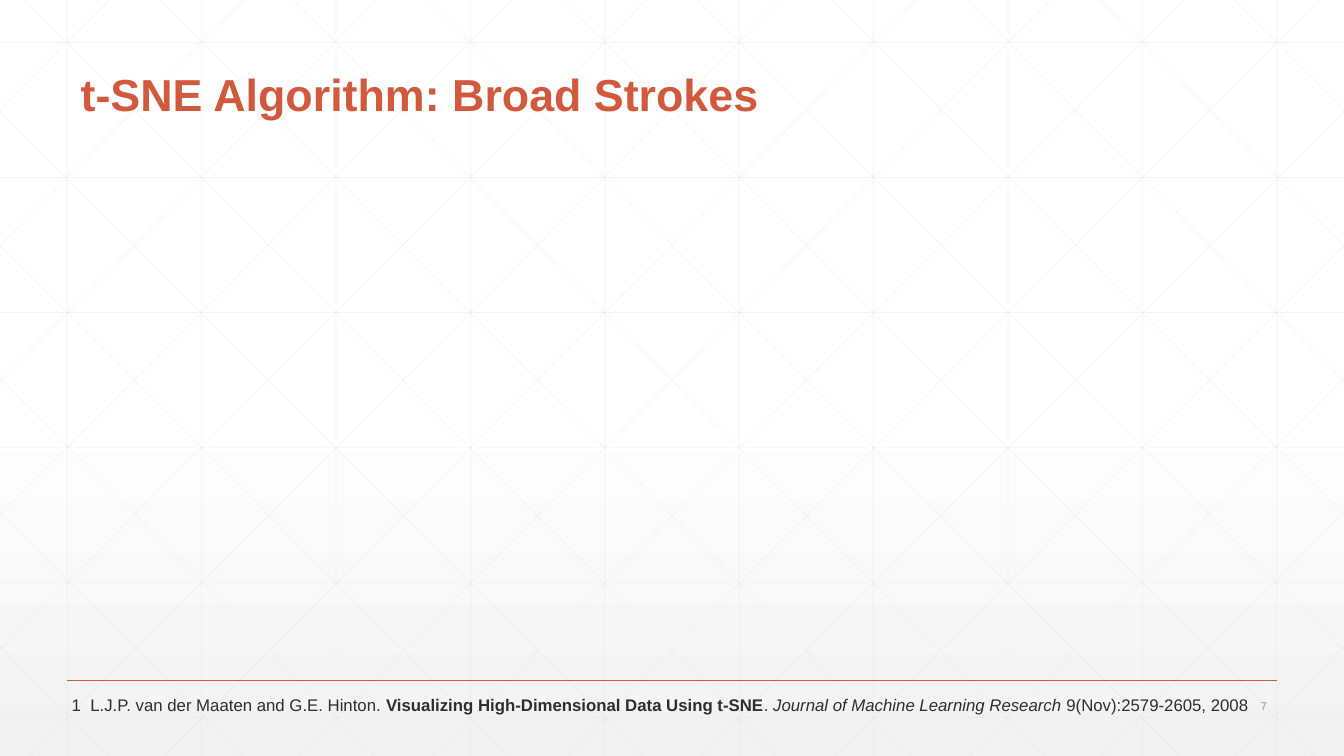
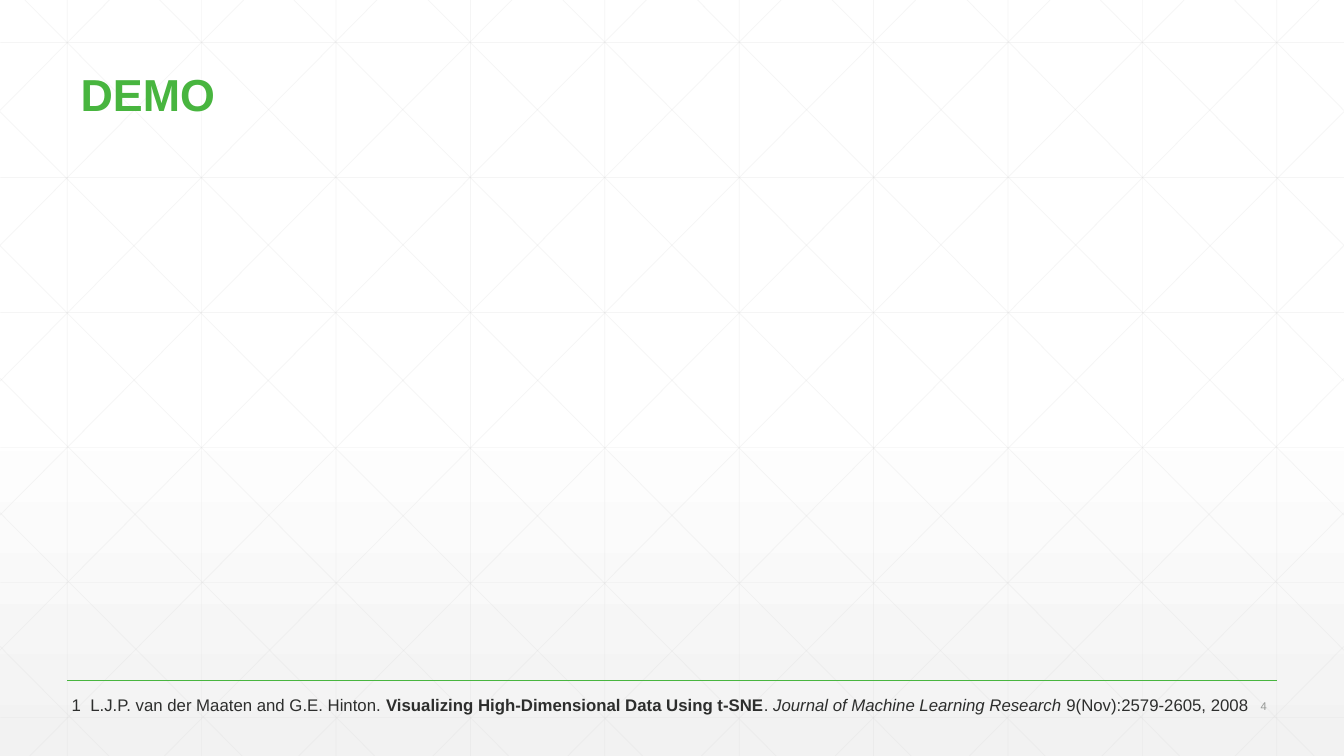
Before and after one commit to j-tseng/junkSort.AI, a slide deck: slide 4 of junksort-presentation.pptx (slide 7 before the commit). Drawn at 1344x756 pixels with LibreOffice and Linux fonts; fonts in the diff are those of the drawing; grey boxes stand for pictures. Boxes give left, top, right and bottom in pixels: in the first picture for what was removed or moved away, otherwise in the second. Text is boxed around its words. In the diff, an @@ line names an element or a change of style, - is before the commit and + after.

```diff
--- a/junksort-presentation.pptx
+++ b/junksort-presentation.pptx
@@ title at <box>81,79,215,112</box>: text changed; text colour #D15A3E to #48B53F @@
-t-SNE Algorithm: Broad Strokes
+DEMO
@@ line (68, 681) - (1277, 681): stroke #D15A3E 1 pt to #48B53F 1 pt @@
@@ page number at <box>1261,702,1267,710</box>: text changed @@
-7
+4
```
Also in this commit, not shown: 1 other slide changed, 3 slides added, 7 slides removed.
